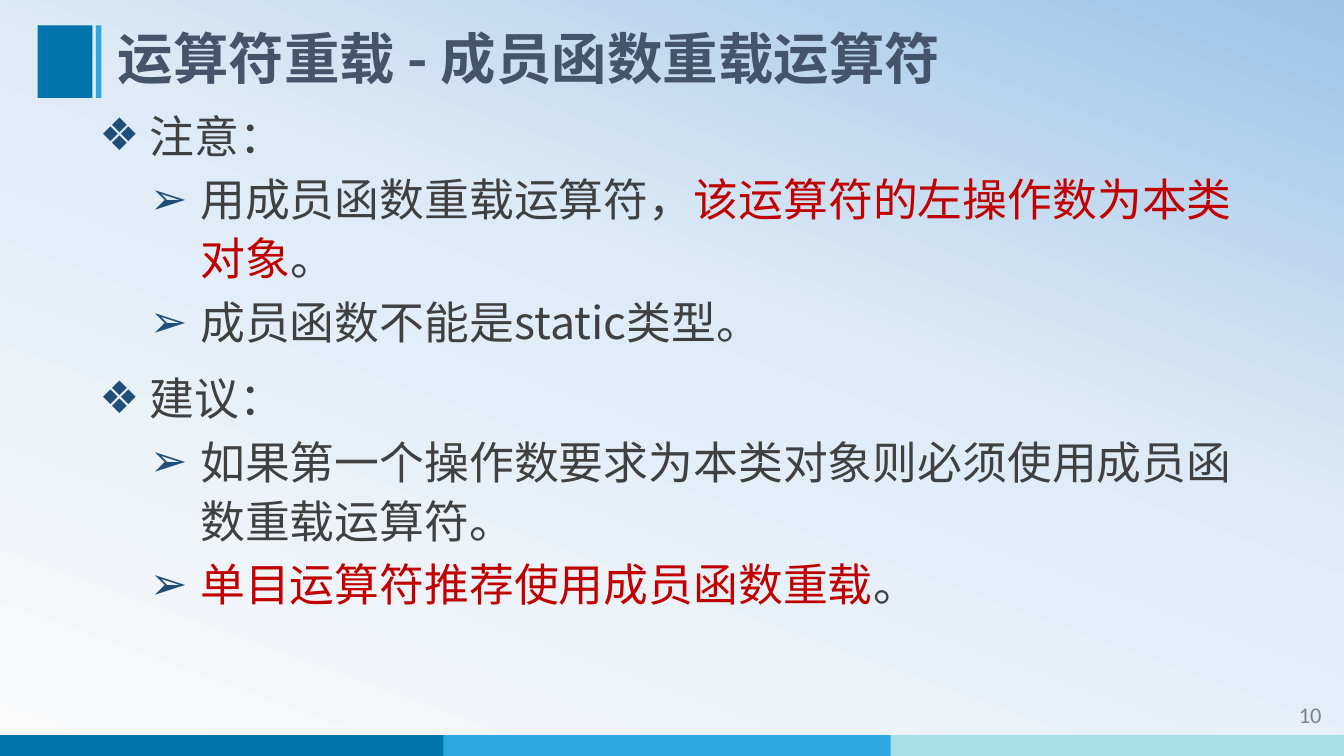
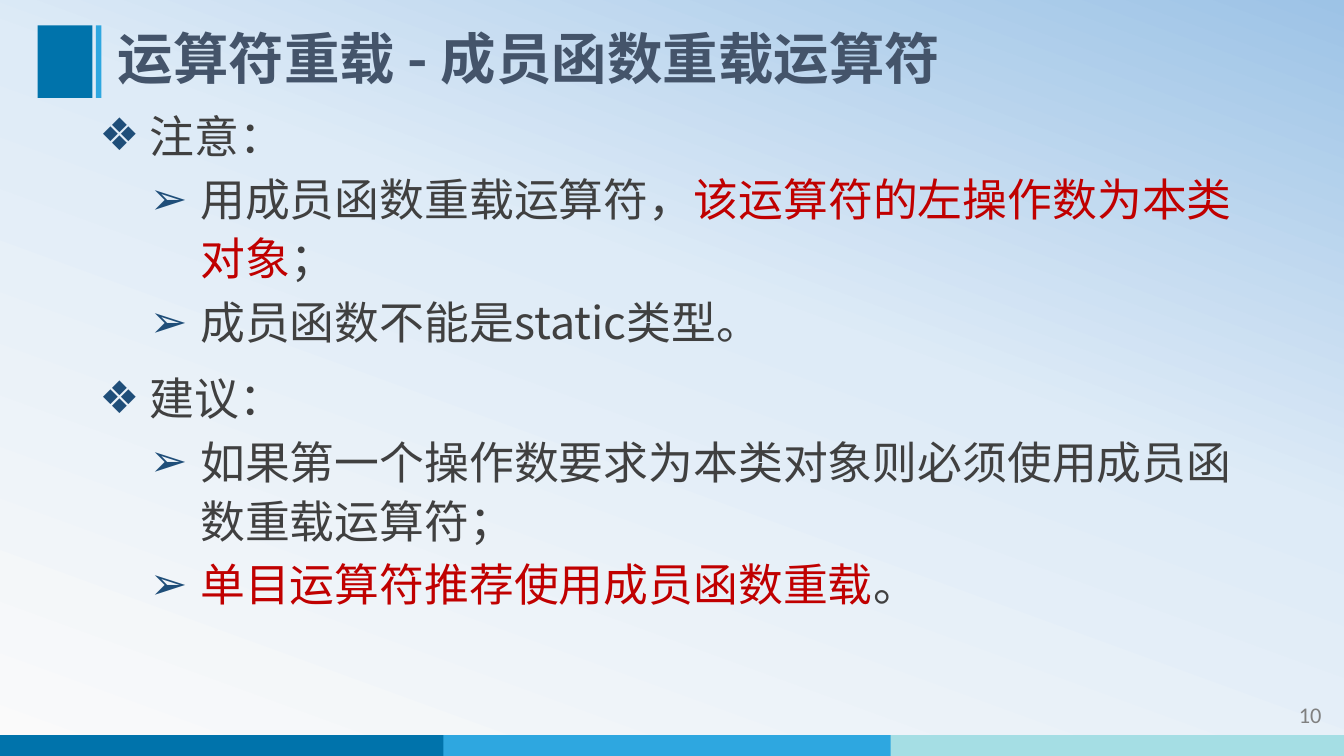
Before and after one commit to edu2act/course-cpp, a slide deck: slide 11 of materials/slides/ch06-overload.pptx. Drawn at 1344x756 pixels with LibreOffice and Linux fonts; fonts in the diff are those of the drawing. Boxes give left, top, right and bottom in pixels: in the first picture for what was removed or moved away, otherwise in the second. Text is boxed around its words. In the diff, an @@ line names an element or a change of style, - is before the commit and + after.

```diff
--- a/materials/slides/ch06-overload.pptx
+++ b/materials/slides/ch06-overload.pptx
@@ text at (200,178,1231,282): text changed @@
-  ➢ 用成员函数重载运算符，该运算符的左操作数为本类对象。
+  ➢ 用成员函数重载运算符，该运算符的左操作数为本类对象；
@@ text at (200,441,1231,545): text changed @@
-  ➢ 如果第一个操作数要求为本类对象则必须使用成员函数重载运算符。
+  ➢ 如果第一个操作数要求为本类对象则必须使用成员函数重载运算符；
```
Also in this commit, not shown: 12 other slides changed, 27 slides removed, 26 other files.
